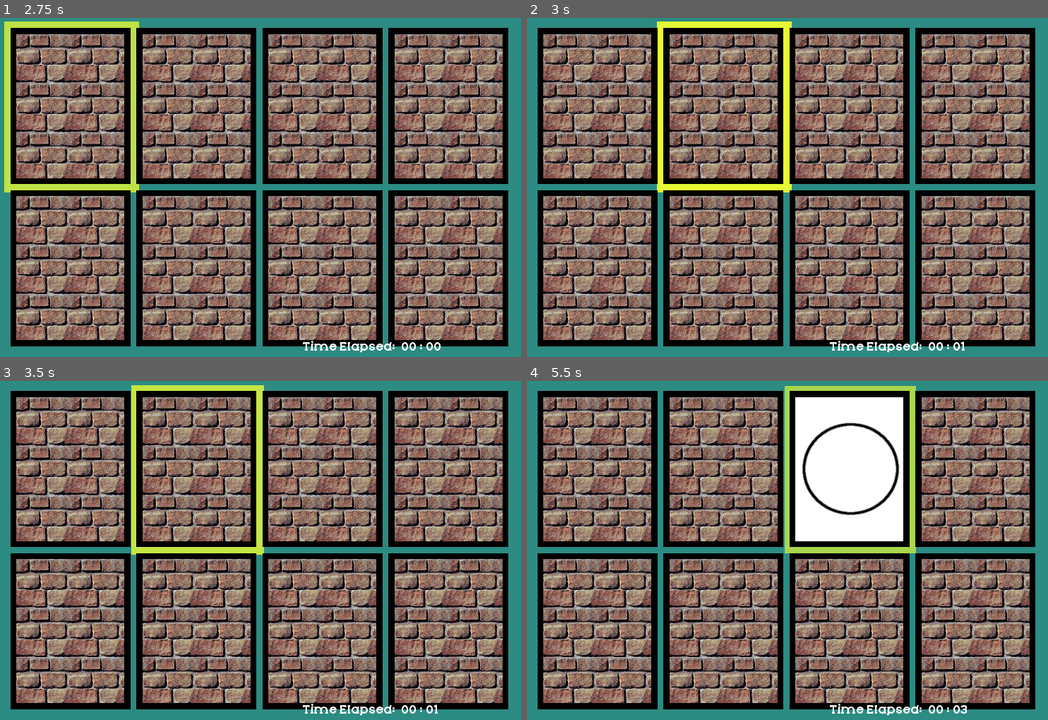
Above: before the commit, frames 1-4 (two rows, left to right).
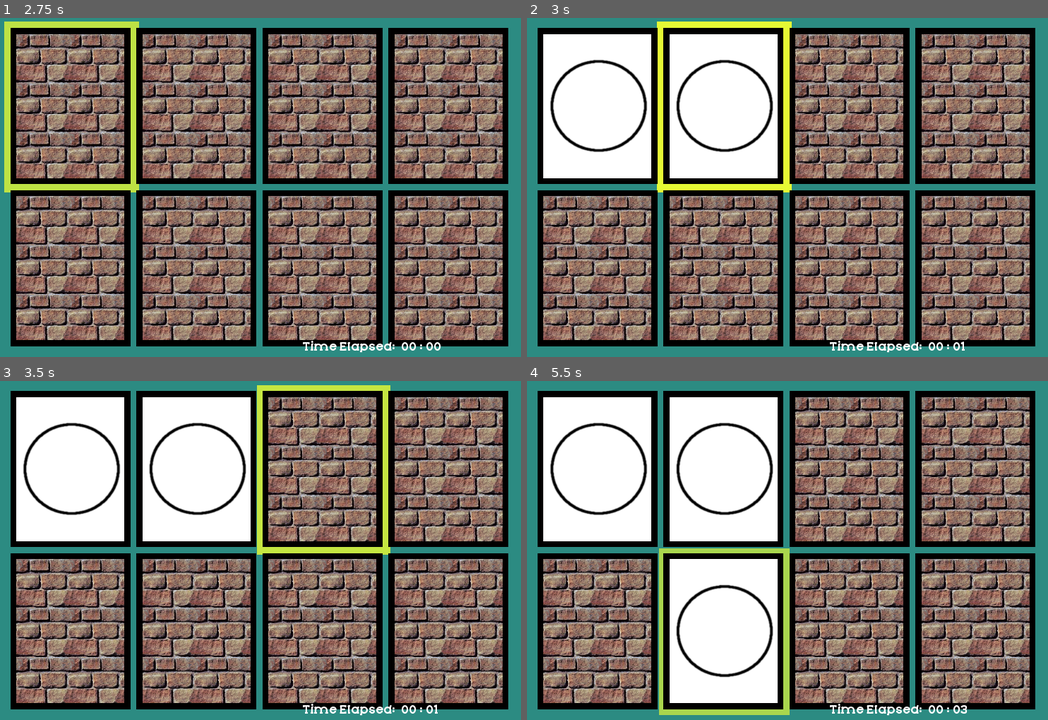
Above: after the commit, the same moments.

Repository: KapFlagon/Memory-Fun
Game: Godot game, scene res://src/screens/StartScreen.tscn
The game is run twice, just before and just after one commit, with the same random seed, the same clock (stepped at 60 frames per second) and the same inputs.
Inputs (mouse positions are in pixels of both pictures, inside the frame that each line leads up to):
- Up to frame 1 (2.75 s): click "Start Game" at 0.5 s; click "Easy" at 1.25 s; click "8" at 2 s
- Up to frame 2 (3 s): tap Enter (ui_accept) at 2.75 s; move the mouse to (912, 170) at 2.77 s; hold Right (ui_right) from 2.78 s (still down); tap Space (ui_select) at 2.85 s
- Up to frame 3 (3.5 s): keep holding Right (ui_right); tap Enter (ui_accept) at 3.02, 3.32 s; click (385, 533) at 3.05 s
- Up to frame 4 (5.5 s): move the mouse to (672, 567) at 3.52 s; release Right (ui_right) at 3.53 s; hold Down (ui_down) 3.53-4.28 s; click (672, 567) at 3.6 s; tap Enter (ui_accept) at 3.77, 3.8, 4.07, 4.35, 5, 5.27 s; move the mouse to (844, 475) at 4.27 s; hold Right (ui_right) 4.28-5.03 s; click (844, 475) at 4.42 s; tap Space (ui_select) at 4.55, 5.1 s; move the mouse to (756, 618) at 5.02 s; hold Up (ui_up) from 5.03 s (still down); click (756, 618) at 5.3 s

Frame 1 is identical in both runs. In frame 2, 17% of the frame differs, in the area x 3-49%, y 4-48%; in frame 3, 20%; in frame 4, 38%, in the area x 3-75%, y 1-99%.

Commit message:
Added touch and mouse functionality to the game screen.

Diff:
--- a/project.godot
+++ b/project.godot
@@ -48,6 +48,11 @@
 "events": [ Object(InputEventKey,"resource_local_to_scene":false,"resource_name":"","device":0,"alt":false,"shift":false,"control":false,"meta":false,"command":false,"pressed":false,"scancode":16777347,"unicode":0,"echo":false,"script":null)
  ]
 }
+ui_touch={
+"deadzone": 0.5,
+"events": [ Object(InputEventMouseButton,"resource_local_to_scene":false,"resource_name":"","device":0,"alt":false,"shift":false,"control":false,"meta":false,"command":false,"button_mask":0,"position":Vector2( 0, 0 ),"global_position":Vector2( 0, 0 ),"factor":1.0,"button_index":1,"pressed":false,"doubleclick":false,"script":null)
+ ]
+}
 
 [rendering]
 
--- a/src/entities/game_objects/GridManager.gd
+++ b/src/entities/game_objects/GridManager.gd
@@ -44,6 +44,22 @@
 func _process(delta: float) -> void:
 	# Check for directional input, move the selector icon
 	process_inputs()
+
+
+func scale_width():
+	return item_width * item_scale
+
+
+func scale_height():
+	return item_height * item_scale
+
+
+func scale_item_padding_x():
+	return item_padding_x * item_scale
+
+
+func scale_item_padding_y():
+	return item_padding_y * item_scale
 
 
 func randomize_card_params():
@@ -105,18 +121,26 @@
 
 
 func grid_to_pixel(column, row):
-	var scaled_width = item_width * item_scale
-	var scaled_height = item_height * item_scale
-	var scaled_padding_x = item_padding_x * item_scale
-	var scaled_padding_y = item_padding_y * item_scale
-	var new_x = x_start + (scaled_width * column) + (scaled_padding_x * column)
-	var new_y = y_start + (scaled_height * row) + (scaled_padding_y * row)
+	var scaled_width = scale_width()
+	var scaled_height = scale_height()
+	var scaled_padding_x = scale_item_padding_x()
+	var scaled_padding_y = scale_item_padding_y()
+	var new_x = x_start + ((scaled_width + scaled_padding_x) * column)
+	var new_y = y_start + ((scaled_height + scaled_padding_y) * row)
 	#print("x: " + str(new_x) + ", y: " + str(new_y))
 	return Vector2(new_x, new_y)
 
 
-func pixel_to_grid(xPos, yPos):
-	pass
+func pixel_to_grid(pos : Vector2):
+	var scaled_width = scale_width()
+	var scaled_height = scale_height()
+	var scaled_padding_x = scale_item_padding_x()
+	var scaled_padding_y = scale_item_padding_y()
+	var calc_col = floor((pos.x - x_start) / (scaled_padding_x + scaled_width))
+	#print("mouse pos x: " + str(pos.x) + " column calc: " + str(calc_col))
+	var calc_row = floor((pos.y  - y_start - scaled_padding_y) / scaled_height)
+	#print("mouse pos y: " + str(pos.y) + " row calc: " + str(calc_row))
+	return Vector2(calc_col, calc_row)
 
 
 func check_pair(card_a_grid_location: Vector2, card_b_grid_location: Vector2):
@@ -165,6 +189,7 @@
 		for j in rows:
 			print("grid number " + str(i) + ", " + str(j))
 			card_grid[i][j].print_card()
+
 
 func check_2D_array_matches():
 	var face_up_count = 0
@@ -206,7 +231,7 @@
 		for j in rows:
 			if card_grid[i][j].get_current_state() == e_states.MATCHED:
 				matched_count = matched_count + 1
-	print("matched_count:" + str(matched_count))
+	#print("matched_count:" + str(matched_count))
 	if matched_count == (columns * rows):
 		game_state = e_game_state.COMPLETED
 		#PlayerData.set_game_time(get_node("Hud").get_str_elapsed_time())
@@ -227,13 +252,10 @@
 	game_state = e_game_state.ONGOING
 
 
-func update_selection_icon_location(location_change: Vector2) -> void:
-	var tempVec2 = current_selector_position
-	tempVec2.x = tempVec2.x + location_change.x
-	tempVec2.y = tempVec2.y + location_change.y
-	if tempVec2.x >= 0 and tempVec2.y >= 0:
-		if tempVec2.x < columns and tempVec2.y < rows:
-			current_selector_position = tempVec2
+func update_selection_icon_location(new_location: Vector2) -> void:
+	if new_location.x >= 0 and new_location.x < columns:
+		if new_location.y >= 0 and new_location.y < rows:
+			current_selector_position = new_location
 			set_selector_position()
 
 func set_selector_position() -> void:
@@ -245,16 +267,24 @@
 
 func process_inputs() -> void:
 	if game_state == e_game_state.ONGOING:
-
+		var new_location = Vector2(0, 0)
+		var right_movement = Vector2(1, 0)
+		var left_movement = Vector2(-1, 0)
+		var up_movement = Vector2(0, -1)
+		var down_movement = Vector2(0, 1)
 		if Input.is_action_just_pressed("ui_right"):
-			update_selection_icon_location(Vector2(1,0))
+			new_location = current_selector_position + right_movement
+			update_selection_icon_location(new_location)
 		if Input.is_action_just_pressed("ui_left"):
-			update_selection_icon_location(Vector2(-1,0))
+			new_location = current_selector_position + left_movement
+			update_selection_icon_location(new_location)
 		if Input.is_action_just_pressed("ui_up"):
-			update_selection_icon_location(Vector2(0,-1))
+			new_location = current_selector_position + up_movement
+			update_selection_icon_location(new_location)
 		if Input.is_action_just_pressed("ui_down"):
-			update_selection_icon_location(Vector2(0,1))
-		if Input.is_action_just_released("ui_accept") or Input.is_action_just_released("ui_select"):
+			new_location = current_selector_position + down_movement
+			update_selection_icon_location(new_location)
+		if Input.is_action_just_pressed("ui_accept"): #or Input.is_action_just_released("ui_select"):
 			AudioManager.play_rand_sfx()
 			#print("ui_accept or ui_select detected")
 			var valid_selection = validate_selection(current_selector_position)
@@ -262,6 +292,8 @@
 				flip_chosen_card(current_selector_position)
 		if Input.is_action_just_released("ui_end"):
 			print()
+		if Input.is_action_just_pressed("ui_touch"):
+			process_touch()
 	elif game_state == e_game_state.WAITING:
 		# No input allowed
 		pass
@@ -291,13 +323,22 @@
 
 
 func calculate_dimensions() -> void:
-	var scaled_item_width = item_width * item_scale
-	var scaled_item_height = item_height * item_scale
-	var scaled_padding_x = item_padding_x * item_scale
-	var scaled_padding_y = item_padding_y * item_scale
+	var scaled_item_width = scale_width()
+	var scaled_item_height = scale_height()
+	var scaled_padding_x = scale_item_padding_x()
+	var scaled_padding_y = scale_item_padding_y()
 	var play_width = (columns * scaled_item_width) + ((columns - 1) * scaled_padding_x)
 	var play_height = (rows * scaled_item_height) + ((rows - 1) * scaled_padding_y)
 	var dead_space_width = screen_size.x - play_width
 	var dead_space_height = screen_size.y - play_height
 	x_start = dead_space_width / 2
 	y_start = dead_space_height / 2
+
+
+func process_touch() -> void:
+	var input_position = get_global_mouse_position()
+	var new_cursor_grid = pixel_to_grid(input_position)
+	update_selection_icon_location(new_cursor_grid)
+	var valid_selection = validate_selection(current_selector_position)
+	if valid_selection:
+		flip_chosen_card(current_selector_position)
--- a/src/screens/GameScreen.gd
+++ b/src/screens/GameScreen.gd
@@ -8,39 +8,39 @@
 	get_node("ColorRect").set_frame_color(PlayerData.get_background_colour())
 
 
-func _process(delta: float) -> void:
-	# Check for zoom input
-	process_inputs()
-
-
-func _on_ZoomInButton_button_up() -> void:
-	zoom_in()
-
-
-func _on_ZoomOutButton_button_up() -> void:
-	zoom_out()
-
-
-func zoom_out() -> void:
-	current_zoom = $Camera2D.get_zoom()
-	if current_zoom.x >= 0.25:
-		var new_x_zoom = current_zoom.x + zoom_factor
-		var new_y_zoom = current_zoom.y + zoom_factor
-		$Camera2D.set_zoom(Vector2(new_x_zoom, new_y_zoom))
-		print("zoom out")
-
-
-func zoom_in() -> void:
-	current_zoom = $Camera2D.get_zoom()
-	if current_zoom.x >= 0.50:
-		var new_x_zoom = current_zoom.x - zoom_factor
-		var new_y_zoom = current_zoom.y - zoom_factor
-		$Camera2D.set_zoom(Vector2(new_x_zoom, new_y_zoom))
-		print("zoom in")
-
-
-func process_inputs():
-	if Input.is_action_just_pressed("ui_zoom_in"):
-		zoom_in()
-	elif Input.is_action_just_pressed("ui_zoom_out"):
-		zoom_out()
+#func _process(delta: float) -> void:
+#	# Check for zoom input
+#	process_inputs()
+#
+#
+#func _on_ZoomInButton_button_up() -> void:
+#	zoom_in()
+#
+#
+#func _on_ZoomOutButton_button_up() -> void:
+#	zoom_out()
+#
+#
+#func zoom_out() -> void:
+#	current_zoom = $Camera2D.get_zoom()
+#	if current_zoom.x >= 0.25:
+#		var new_x_zoom = current_zoom.x + zoom_factor
+#		var new_y_zoom = current_zoom.y + zoom_factor
+#		$Camera2D.set_zoom(Vector2(new_x_zoom, new_y_zoom))
+#		print("zoom out")
+#
+#
+#func zoom_in() -> void:
+#	current_zoom = $Camera2D.get_zoom()
+#	if current_zoom.x >= 0.50:
+#		var new_x_zoom = current_zoom.x - zoom_factor
+#		var new_y_zoom = current_zoom.y - zoom_factor
+#		$Camera2D.set_zoom(Vector2(new_x_zoom, new_y_zoom))
+#		print("zoom in")
+#
+#
+#func process_inputs():
+#	if Input.is_action_just_pressed("ui_zoom_in"):
+#		zoom_in()
+#	elif Input.is_action_just_pressed("ui_zoom_out"):
+#		zoom_out()
--- a/src/screens/GridSelectionScreen.gd
+++ b/src/screens/GridSelectionScreen.gd
@@ -27,19 +27,14 @@
 func _grid_button_pressed(button):
 	AudioManager.play_rand_sfx()
 	if button.name == "8TileGridButton":
-		print("8")
 		PlayerData.set_grid_size(8)
 	elif button.name == "12TileGridButton":
-		print("12")
 		PlayerData.set_grid_size(12)
 	elif button.name == "16TileGridButton":
-		print("16")
 		PlayerData.set_grid_size(16)
 	elif button.name == "20TileGridButton":
-		print("20")
 		PlayerData.set_grid_size(20)
 	elif button.name == "24TileGridButton":
-		print("24")
 		PlayerData.set_grid_size(24)
 	else:
 		print("custom")
Not shown, changed: export_presets.cfg
Not shown, changed: ToDo
